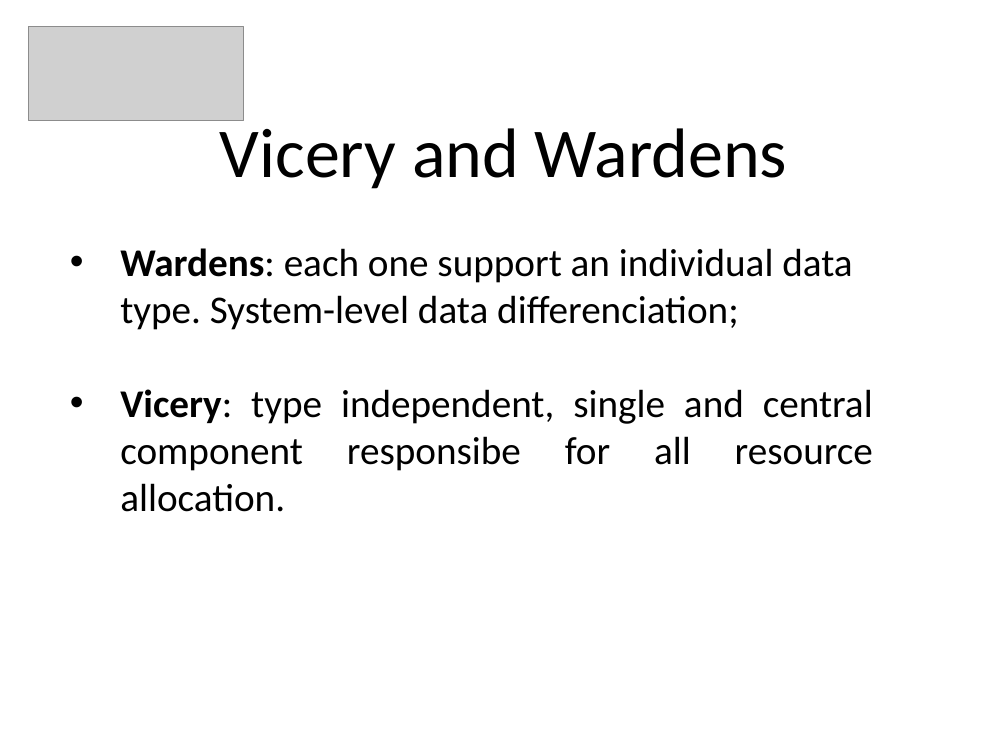
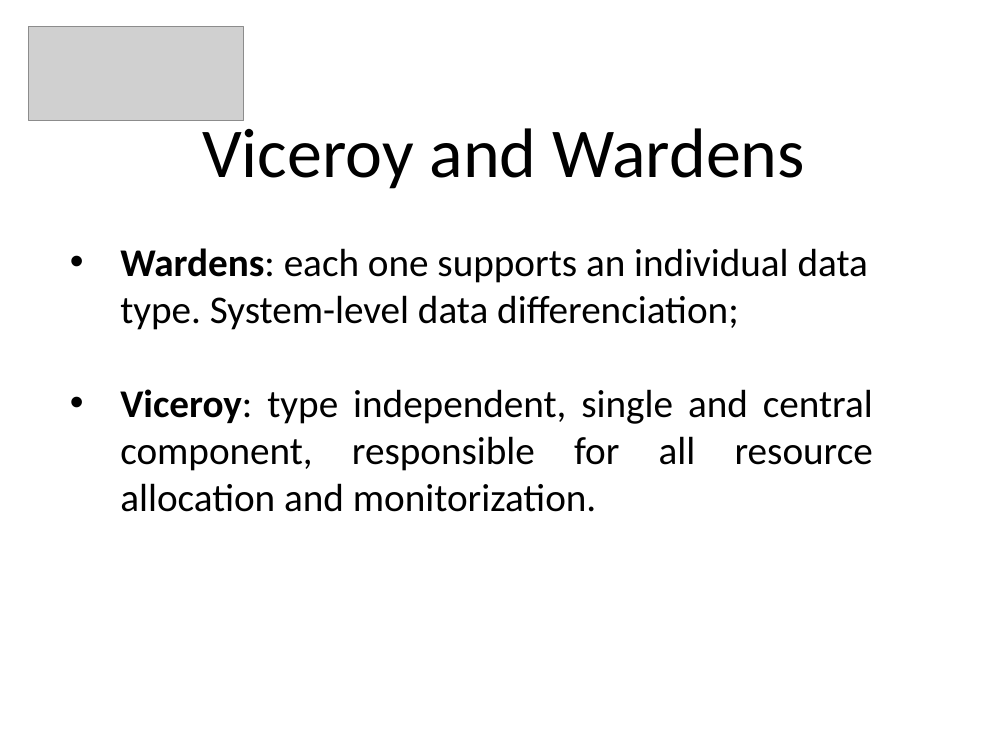
Before and after one commit to PeBraz/AirDesk, a slide deck: slide 8 of paper-presentation/cmov-presentation.pptx. Drawn at 1008x756 pixels with LibreOffice and Linux fonts; fonts in the diff are those of the drawing; grey boxes stand for pictures. Boxes give left, top, right and bottom in pixels: in the first picture for what was removed or moved away, otherwise in the second. Text is boxed around its words. In the diff, an @@ line names an element or a change of style, - is before the commit and + after.

Commit message:
presentation final commit?

```diff
--- a/paper-presentation/cmov-presentation.pptx
+++ b/paper-presentation/cmov-presentation.pptx
@@ title at box(202, 119, 805, 189): text changed @@
-Vicery and Wardens
+Viceroy and Wardens
@@ text at box(120, 248, 873, 512): text changed @@
-• Wardens: each one support an individual data type. System-level data differenciation;
-• Vicery: type independent, single and central component responsibe for all resource allocation.
+• Wardens: each one supports an individual data type. System-level data differenciation;
+• Viceroy: type independent, single and central component, responsible for all resource allocation and monitorization.
```
Also in this commit, not shown: 4 other slides changed.
